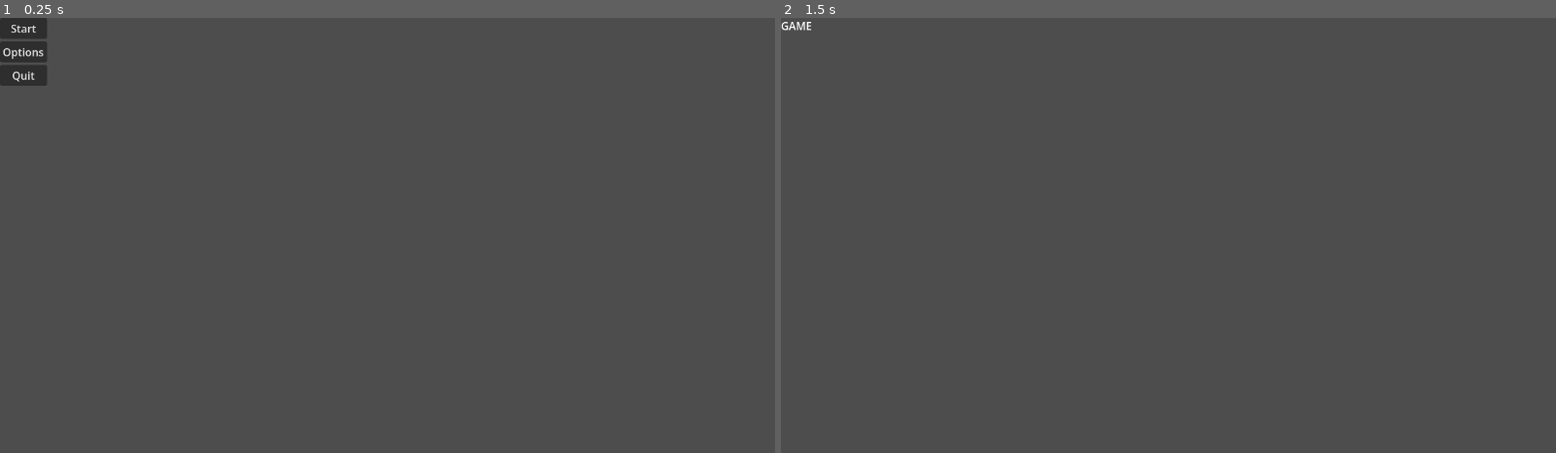
Above: before the commit, frames 1-2 (left to right).
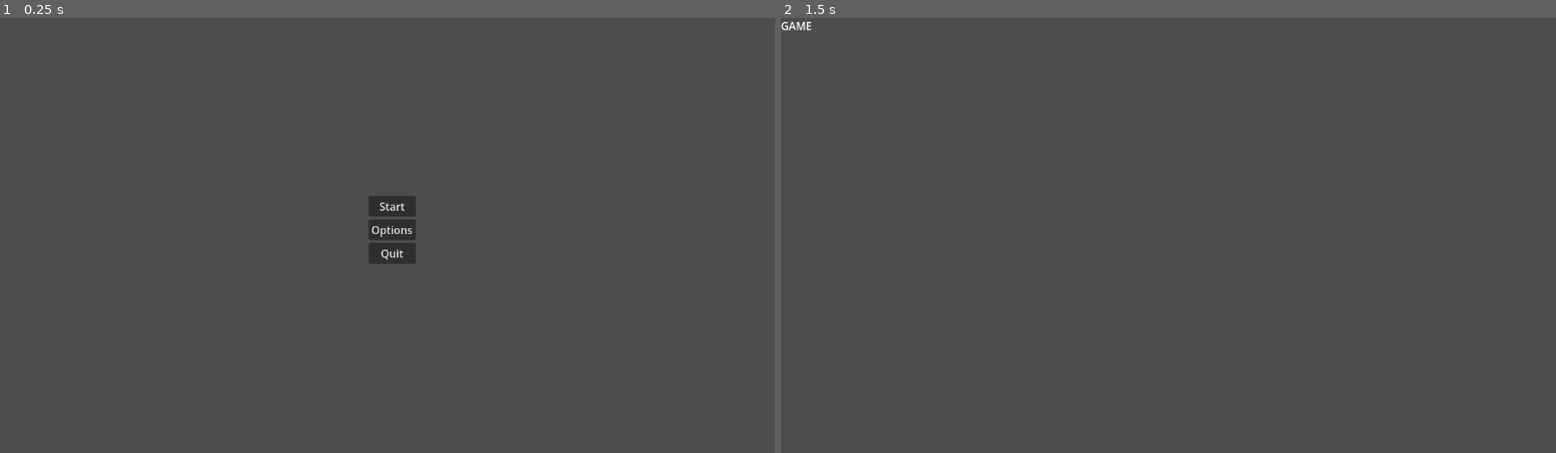
Above: after the commit, the same moments.

Repository: Freyjar/cotl-minigame
Game: Godot game, scene res://Scenes/MainMenu.tscn
Same seed, same stepped clock (60 frames per second), same inputs: the game is played once before the commit and once after it.
Inputs:
- Up to frame 1 (0.25 s): no input
- Up to frame 2 (1.5 s): click "Start" at 0.5 s; tap Enter at 1.25 s

The runs differ from the first frame. In frame 1, 1.6% of the frame differs, in the area x 0-54%, y 0-57%; in frame 2, nothing differs.

Commit message:
Setting up UI Layout for Dice Game

Diff:
--- a/Scenes/MainMenu.tscn
+++ b/Scenes/MainMenu.tscn
@@ -6,15 +6,22 @@
 
 [node name="MainMenu" type="Control" parent="." unique_id=1637888149]
 layout_mode = 3
-anchors_preset = 0
-offset_right = 40.0
-offset_bottom = 40.0
+anchor_right = 1.0
+anchor_bottom = 1.0
+offset_left = 5.0
+offset_top = 5.0
+offset_right = 5.0
+offset_bottom = 5.0
+grow_horizontal = 2
+grow_vertical = 2
 script = ExtResource("1_tt5f1")
 
 [node name="VBoxContainer" type="VBoxContainer" parent="MainMenu" unique_id=771709434]
 layout_mode = 0
-offset_right = 40.0
-offset_bottom = 40.0
+offset_left = 543.0
+offset_top = 260.0
+offset_right = 613.0
+offset_bottom = 361.0
 
 [node name="Start_Button" type="Button" parent="MainMenu/VBoxContainer" unique_id=845245231]
 layout_mode = 2
